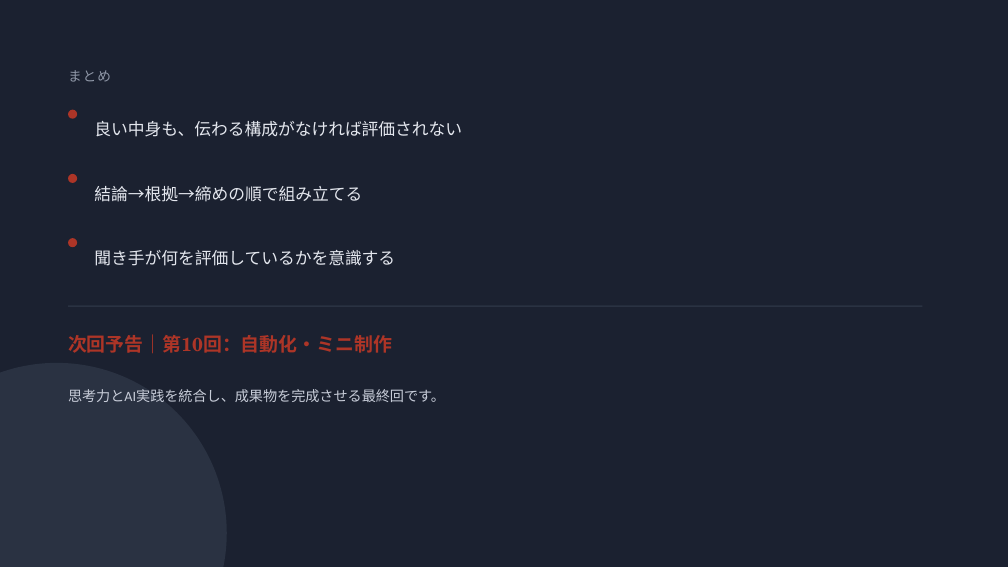
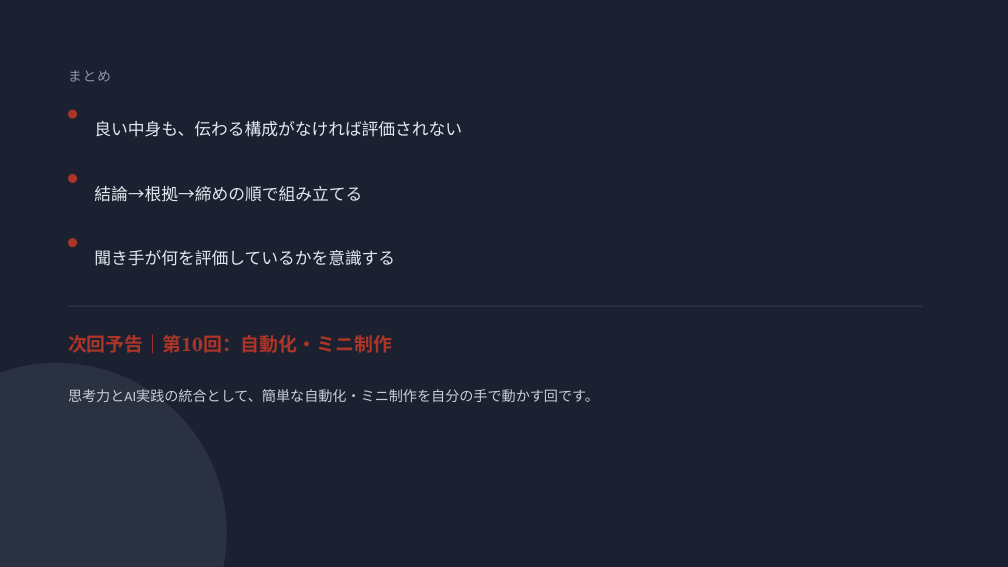
Before and after one commit to Todo2023/my-ai-agent, a slide deck: slide 6 of docs/slides/lesson-09.pptx. Drawn at 1008x567 pixels with LibreOffice and Linux fonts; fonts in the diff are those of the drawing. Boxes give left, top, right and bottom in pixels: in the first picture for what was removed or moved away, otherwise in the second. Text is boxed around its words. In the diff, an @@ line names an element or a change of style, - is before the commit and + after.

```diff
--- a/docs/slides/lesson-09.pptx
+++ b/docs/slides/lesson-09.pptx
@@ text at <box>68,389,599,402</box>: text changed @@
-思考力とAI実践を統合し、成果物を完成させる最終回です。
+思考力とAI実践の統合として、簡単な自動化・ミニ制作を自分の手で動かす回です。
```
Also in this commit, not shown: 1 other file.
